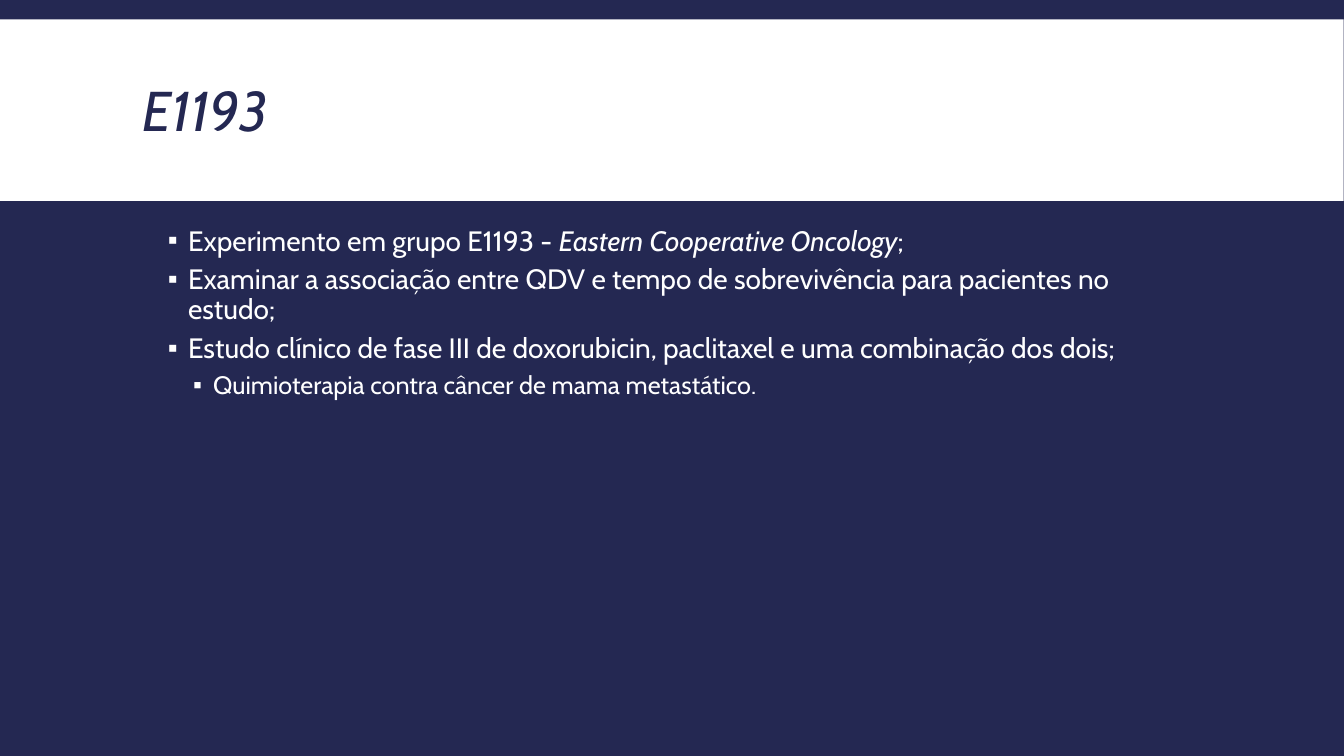
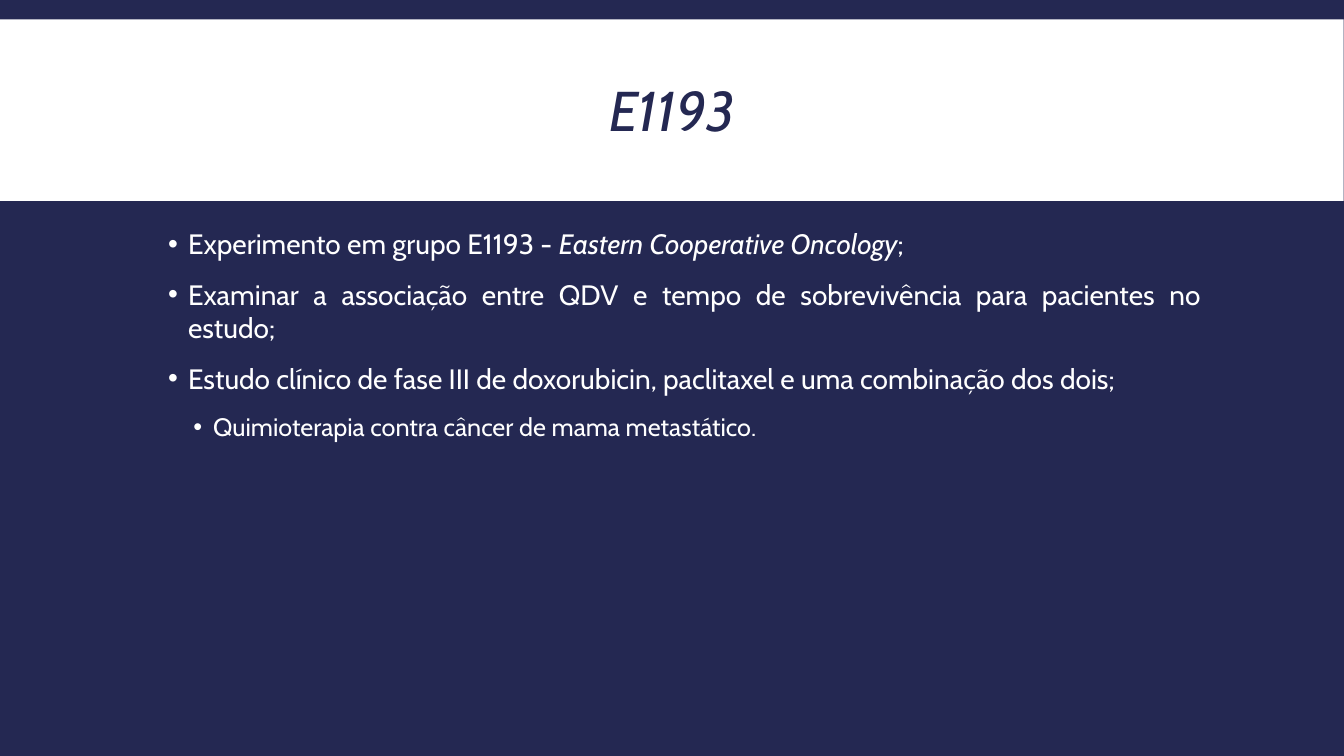
Before and after one commit to itff/Seminarios2, a slide deck: slide 15 of Apresentacao_Editado.pptx. Drawn at 1344x756 pixels with LibreOffice and Linux fonts; fonts in the diff are those of the drawing. Boxes give left, top, right and bottom in pixels: in the first picture for what was removed or moved away, otherwise in the second. Text is boxed around its words. In the diff, an @@ line names an element or a change of style, - is before the commit and + after.

```diff
--- a/Apresentacao_Editado.pptx
+++ b/Apresentacao_Editado.pptx
@@ title "E1193" at (x1=609, y1=91, x2=735, y2=132): alignment left to centre @@
@@ text "Experimento em grupo E1193 - ..." at (x1=188, y1=233, x2=1200, y2=442): alignment left to justified; bullet ▪ to •; line spacing 0.9 to 1; more space between paragraphs @@
```
Also in this commit, not shown: 28 other slides changed, 1 slide removed.
